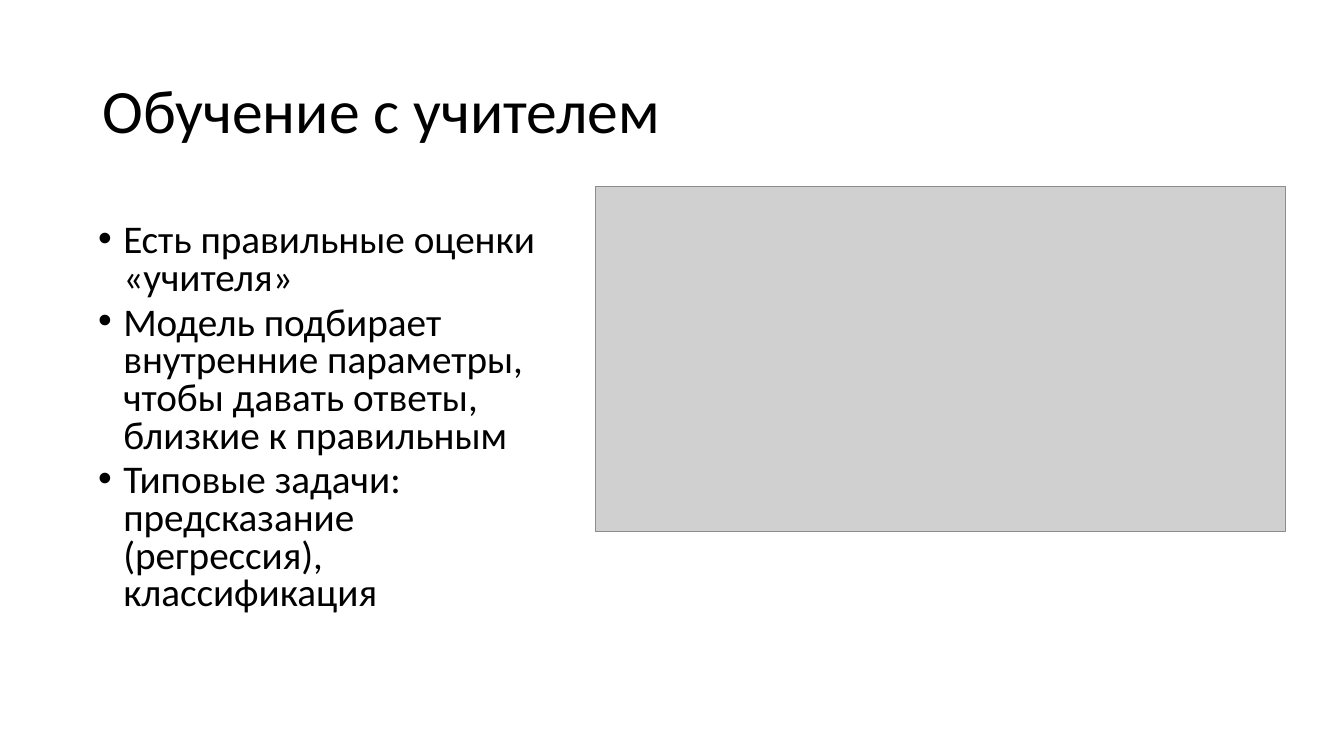
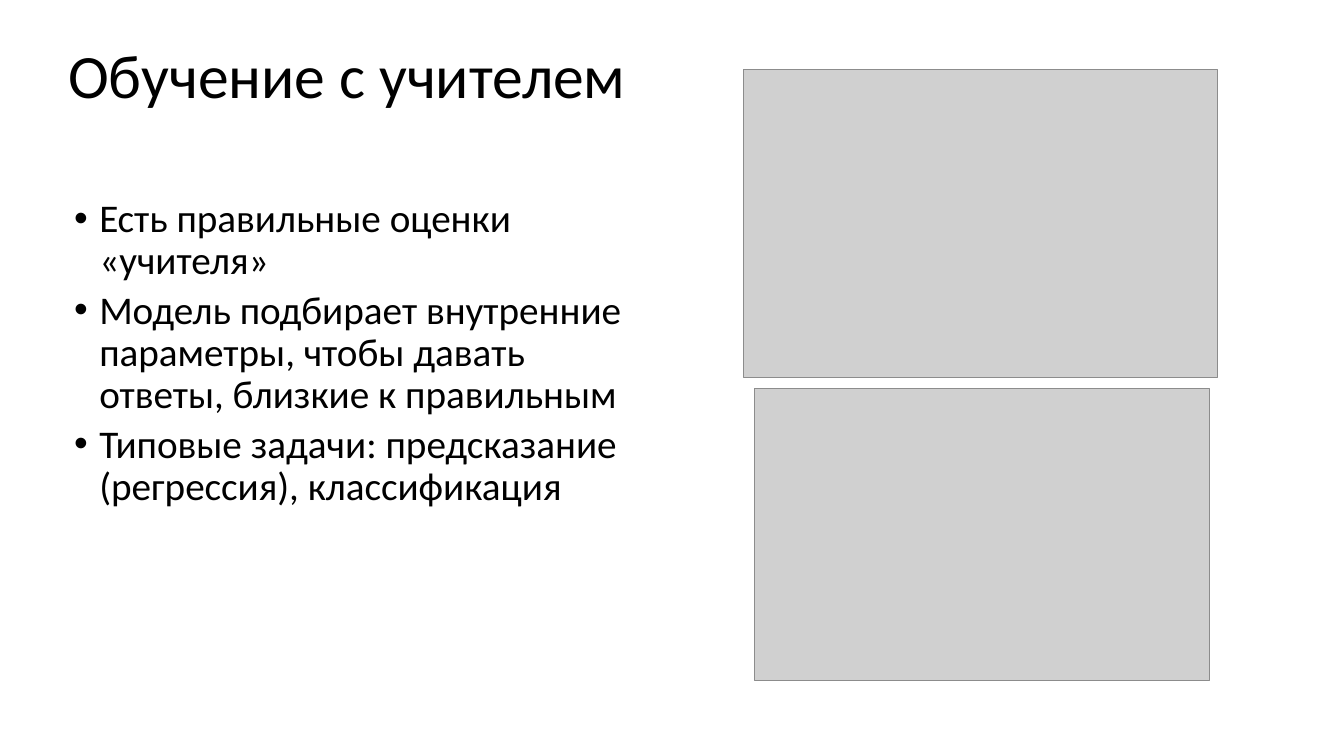
Before and after one commit to CyberLympha/Data-Science-Course, a slide deck: slide 5 of презентации/Задача регрессии.ppt (slide 6 before the commit). Drawn at 1344x756 pixels with LibreOffice and Linux fonts; fonts in the diff are those of the drawing; grey boxes stand for pictures. Boxes give left, top, right and bottom in pixels: in the first picture for what was removed or moved away, otherwise in the second. Text is boxed around its words. In the diff, an @@ line names an element or a change of style, - is before the commit and + after.

```diff
--- a/презентации/Задача регрессии.ppt
+++ b/презентации/Задача регрессии.ppt
@@ title "Обучение с учителем": place and size @@
-title "Обучение с учителем" at [102, 91, 660, 143]
+title "Обучение с учителем" at [68, 56, 625, 108]
@@ picture: place and size @@
-picture at [594, 186, 1285, 532]
+picture at [744, 70, 1216, 378]
@@ text "Есть правильные оценки «учителя»": place and size @@
-text "Есть правильные оценки «учителя»" at [123, 228, 535, 613]
+text "Есть правильные оценки «учителя»" at [99, 207, 621, 507]
@@ text "Есть правильные оценки «учителя»" at [99, 207, 621, 507]: line spacing 0.8 to 0.9 @@
@@ picture added at [755, 388, 1209, 680] @@
```
Also in this commit, not shown: 8 other slides changed, 6 slides added, 6 slides removed.
